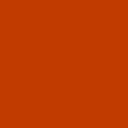
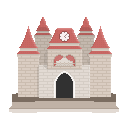
The second 128×128 image is a revision of the first. Changes to its layers:
added layer "Layer 8" above "Layer 7" over [43, 28, 82, 70]
added layer "Layer 7" above "Layer 6" over [17, 26, 40, 97]
added layer "Layer 6" above "Layer 5" over [89, 26, 112, 97]
renamed "Layer 2" to "Layer 5", showed it, moved it above "Layer 10", painted on it over [39, 65, 98, 98]
added layer "Layer 10" above "Layer 9" over [77, 17, 95, 67]
added layer "Layer 9" above "Layer 4" over [34, 17, 52, 67]
renamed "Layer 1" to "Layer 4", showed it, painted on it over [9, 92, 119, 113]
showed "Layer 3", painted on it over [49, 67, 94, 113]
removed layer "Background" over [0, 0, 128, 128]
